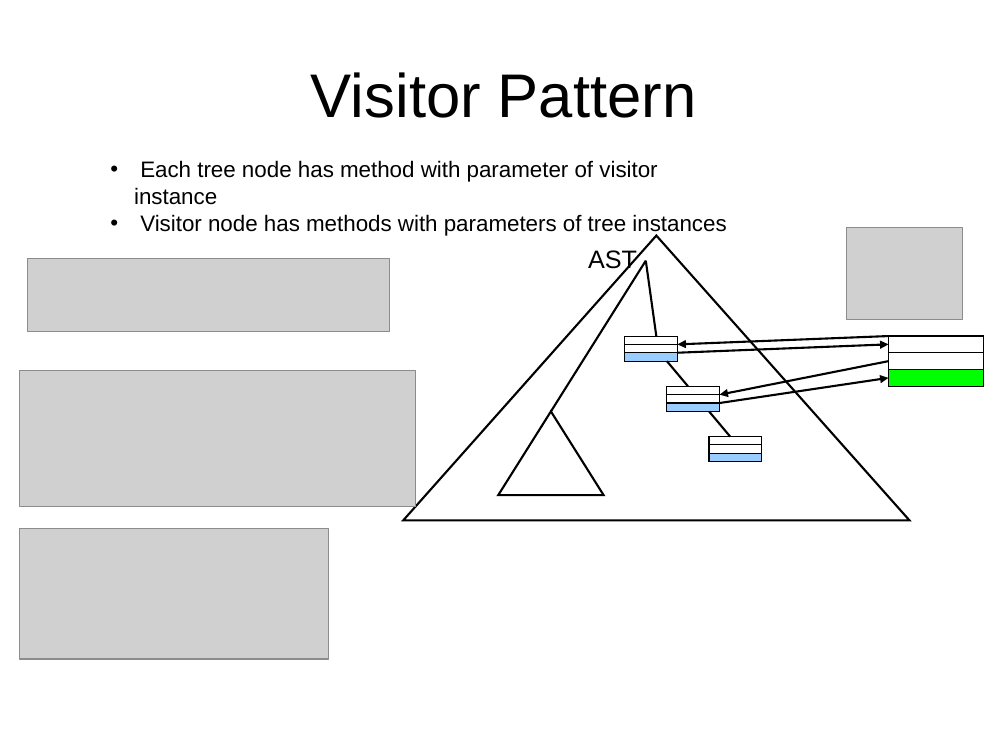
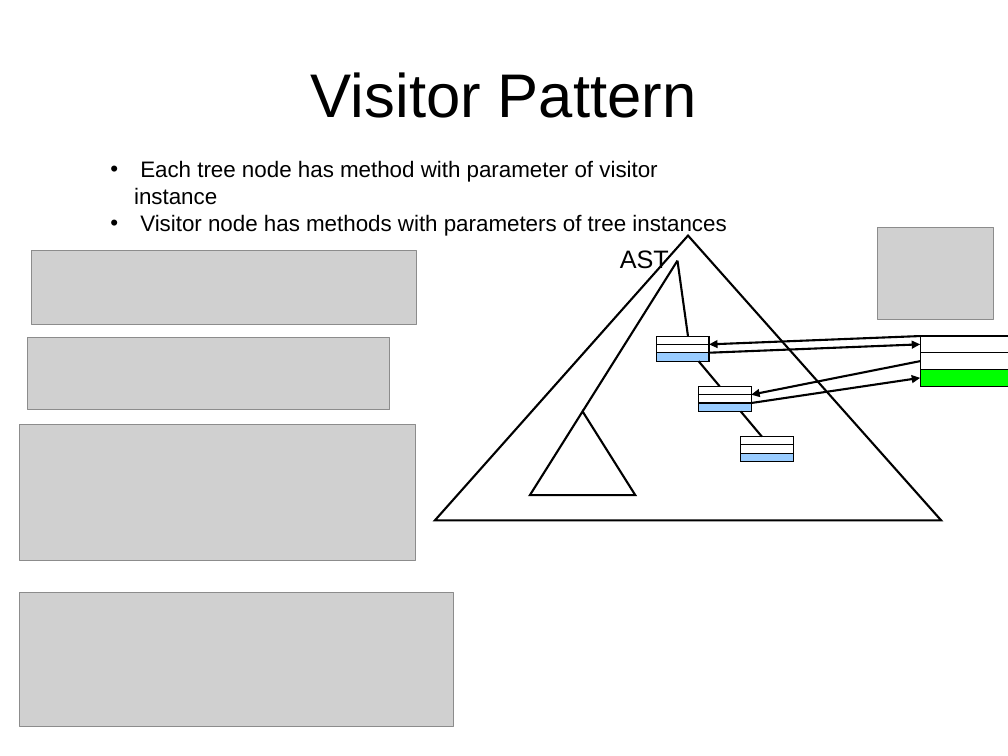
Before and after one commit to isurup/kalle-martin-group, a slide deck: slide 4 of SSE2/slides/2 Translation.ppt. Drawn at 1008x756 pixels with LibreOffice and Linux fonts; fonts in the diff are those of the drawing; grey boxes stand for pictures. Boxes give left, top, right and bottom in pixels: in the first picture for what was removed or moved away, otherwise in the second. Text is boxed around its words. In the diff, an @@ line names an element or a change of style, - is before the commit and + after.

```diff
--- a/SSE2/slides/2 Translation.ppt
+++ b/SSE2/slides/2 Translation.ppt
@@ picture: place and size @@
-picture at [20,529,329,659]
+picture at [31,251,416,325]
@@ 12 rectangles, 4 lines, 2 flow chart extracts, 2 arrows, 1 picture, 1 text: place and size @@
-12 rectangles, 4 lines, 2 flow chart extracts, 2 arrows, 1 picture, 1 text at [403,227,983,520]
+12 rectangles, 4 lines, 2 flow chart extracts, 2 arrows, 1 picture, 1 text at [435,227,1008,520]
@@ picture: place and size @@
-picture at [27,259,389,332]
+picture at [27,338,389,410]
@@ arrow moved from (888, 336) - (677, 345) to (920, 336) - (710, 345) @@
@@ arrow moved from (677, 353) - (888, 345) to (710, 353) - (920, 345) @@
@@ picture: place and size @@
-picture at [20,370,416,506]
+picture at [20,424,416,560]
@@ picture added at [20,593,454,727] @@
```
